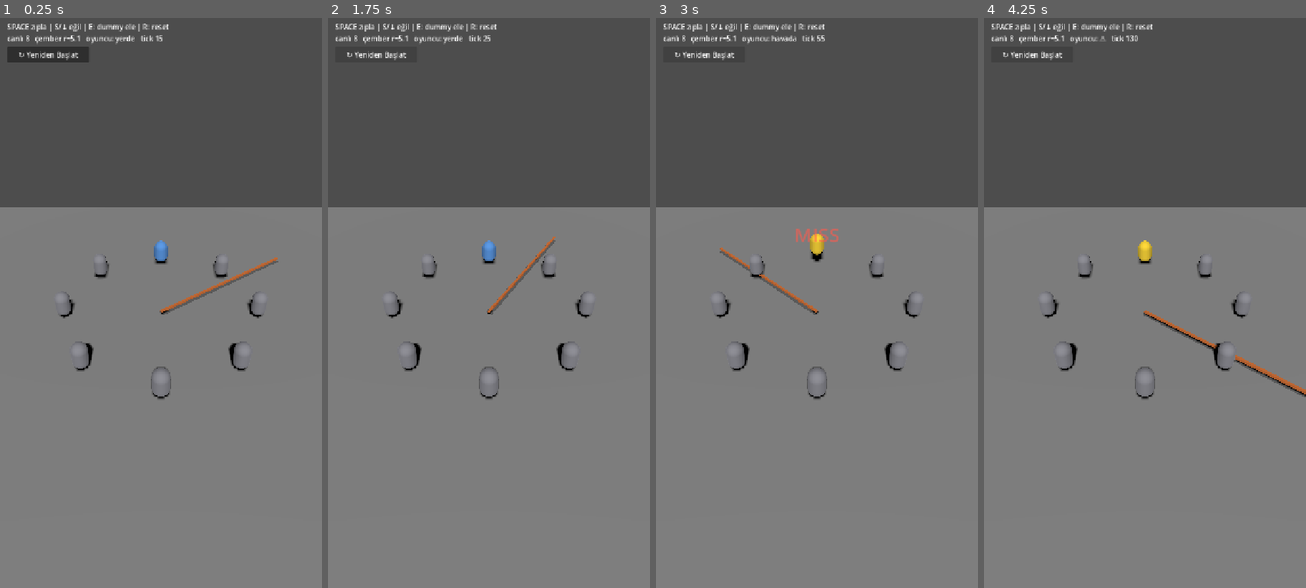
Above: before the commit, frames 1-4 (left to right).
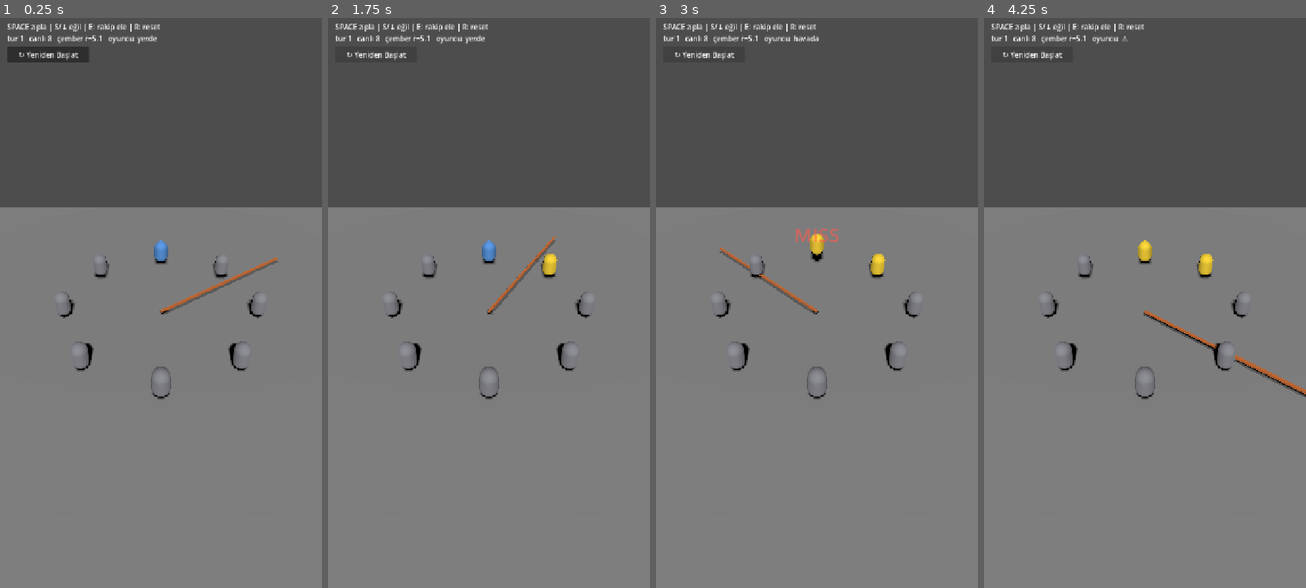
Above: after the commit, the same moments.

Repository: SametCanMavzer/loop-out
Game: Godot game, scene res://scenes/dev/arena_test.tscn
The game is run twice, just before and just after one commit, with the same random seed, the same clock (stepped at 60 frames per second) and the same inputs. This scene is started directly instead of the project's main scene.
Inputs:
- Up to frame 1 (0.25 s): no input
- Up to frame 2 (1.75 s): click "↻ Yeniden Başlat" at 0.5 s; click "↻ Yeniden Başlat" at 1.25 s
- Up to frame 3 (3 s): click "↻ Yeniden Başlat" at 2 s; tap Enter at 2.75 s; tap Space (jump) at 2.85 s
- Up to frame 4 (4.25 s): tap Space (jump) at 3.02, 3.32, 3.77, 3.8, 4.07 s; tap S (duck) at 3.6 s

The runs differ from the first frame. In frame 1, 0.5% of the frame differs, in the area x 2-53%, y 1-5%; in frame 2, 0.6%; in frame 3, 0.6%, in the area x 2-72%, y 1-46%; in frame 4, 0.6%.

Commit message:
feat: F6b wire real bots into arena (archetypes .tres, BotBrain, difficulty)
- data/archetypes/{acemi,panikci,saglam}.tres (§4.6 tuned params)
- arena_test: dummies -> real BotBrain opponents (Rng.bots), all jumpers through
  StumbleJudge, round advance grows sigma (attrition), feedback player-only
- bot_brain.set_round/reset_intent; reset_intent on reassignment fixes stale-timing
  misses (~15% -> ~7% bot miss rate)

Co-Authored-By: Claude Opus 4.8 <noreply@anthropic.com>

Diff:
--- /dev/null
+++ b/data/archetypes/acemi.tres
@@ -0,0 +1,15 @@
+[gd_resource type="Resource" script_class="BotArchetype" load_steps=2 format=3 uid="uid://bipatlaarchacemi"]
+
+[ext_resource type="Script" path="res://scripts/jumper/bot_archetype.gd" id="1"]
+
+[resource]
+script = ExtResource("1")
+id = &"acemi"
+reaction_mean_ms = -210.0
+reaction_std_base_ms = 90.0
+std_round_slope = 6.0
+telegraph_fail_prob = 0.0
+quirk = 0
+exit_from = 3
+exit_to = 8
+exit_sigma_mult = 2.2
--- /dev/null
+++ b/data/archetypes/panikci.tres
@@ -0,0 +1,15 @@
+[gd_resource type="Resource" script_class="BotArchetype" load_steps=2 format=3 uid="uid://bipatlaarchpanik"]
+
+[ext_resource type="Script" path="res://scripts/jumper/bot_archetype.gd" id="1"]
+
+[resource]
+script = ExtResource("1")
+id = &"panikci"
+reaction_mean_ms = -210.0
+reaction_std_base_ms = 70.0
+std_round_slope = 4.0
+telegraph_fail_prob = 0.6
+quirk = 0
+exit_from = 0
+exit_to = 0
+exit_sigma_mult = 1.0
--- /dev/null
+++ b/data/archetypes/saglam.tres
@@ -0,0 +1,15 @@
+[gd_resource type="Resource" script_class="BotArchetype" load_steps=2 format=3 uid="uid://bipatlaarchsaglam"]
+
+[ext_resource type="Script" path="res://scripts/jumper/bot_archetype.gd" id="1"]
+
+[resource]
+script = ExtResource("1")
+id = &"saglam"
+reaction_mean_ms = -210.0
+reaction_std_base_ms = 45.0
+std_round_slope = 1.5
+telegraph_fail_prob = 0.0
+quirk = 0
+exit_from = 0
+exit_to = 0
+exit_sigma_mult = 1.0
--- a/scripts/dev/arena_test.gd
+++ b/scripts/dev/arena_test.gd
@@ -1,8 +1,8 @@
 extends Node3D
-## F5b editör kontrolü — dev harness (final arena F8/GameState). Çoklu jumper + daralan çember +
-## yeniden dizilim + eleme impulsu + StumbleJudge/EventBus köprüsü.
-## Oyuncu (id 0, mavi) SPACE ile oynar → gerçek sendeleme/eleme. Dummy'ler (gri) yer tutucu
-## (gerçek botlar F6). E = rastgele bir dummy'yi ele (çember tepkisini göster). R = yeniden başlat.
+## F5b+F6b editör kontrolü — dev harness (final arena F8/GameState). Çoklu jumper + daralan
+## çember + yeniden dizilim + eleme impulsu + StumbleJudge/EventBus köprüsü + gerçek botlar.
+## Oyuncu (id 0, mavi) SPACE ile oynar; botlar (gri) BotBrain ile Rng.bots'tan zıplar (§4.6).
+## Tur ilerledikçe σ büyür → doğal eleme. E = rastgele rakip ele, R = yeniden başlat.
 
 const N_START := 8
 const PLAYER_ANGLE := PI / 2.0
@@ -26,6 +26,7 @@
 var _ring_radius := 9.0
 var _flying := []           # elenen gövdeler: {node, vel:Vector3, angvel:float, life:float}
 var _reassign_tween: Tween
+var _arch_by_id := {}       # id -> BotArchetype (oyuncu: null)
 
 # oyuncu zıplama görseli
 var _viz_vy := 0.0
@@ -55,7 +56,13 @@
 
 	$UI/Restart.pressed.connect(func() -> void: get_tree().reload_current_scene())
 
+	# Bot arketip dağıtımı (7 bot): karışık Acemi/Panikçi/Sağlam.
+	var acemi := load("res://data/archetypes/acemi.tres")
+	var panik := load("res://data/archetypes/panikci.tres")
+	var saglam := load("res://data/archetypes/saglam.tres")
+	var dist := [saglam, panik, acemi, acemi, panik, saglam, acemi]  # id 1..7
 	for i in N_START:
+		_arch_by_id[i] = null if i == _player_id else dist[(i - 1) % dist.size()]
 		_spawn_jumper(i)
 	_alive_ids = range(N_START)
 	_snap_positions()
@@ -67,7 +74,9 @@
 	if id == _player_id:
 		j.setup(HumanInput.new(_input), Config.jumper_tuning())
 	else:
-		j.setup(null, Config.jumper_tuning())   # dummy: girdi yok (yer tutucu)
+		var brain := BotBrain.new()   # gerçek rakip: BotBrain, Rng.bots stream (§4.6/§4.8)
+		brain.setup(Rng.bots, _arch_by_id[id], _rope, j, _round, float(Config.bots.get("lookahead_ms", 600)))
+		j.setup(brain, Config.jumper_tuning())
 	var viz := Node3D.new(); add_child(viz)
 	var cap := MeshInstance3D.new()
 	var mesh := CapsuleMesh.new(); mesh.radius = 0.4; mesh.height = 1.4
@@ -94,6 +103,13 @@
 func _physics_process(_dt: float) -> void:
 	_clock.advance()
 	var t := _clock.current_tick
+	# Demo tur ilerlemesi: her 720 tick (~12sn) σ büyür → doğal eleme (zorluk eğrisi).
+	if t > 0 and t % 720 == 0:
+		_round += 1
+		for id in _alive_ids:
+			var src = _players[id].jumper.input_source
+			if src is BotBrain:
+				src.set_round(_round)
 	for id in _alive_ids:
 		_players[id].jumper.tick(t)
 	# İp her zaman döner (§4.4); tween sırasında yalnız crossing askıda → boş hedef listesi.
@@ -105,31 +121,37 @@
 	_rope_viz.on_logic_step()
 
 
-func _on_crossed(id: int, result: int, _delta_ms: float) -> void:
-	# F5b: yalnız oyuncu gerçek sendeleme/eleme (dummy'ler yer tutucu — F6 botları gelene dek).
-	if id != _player_id:
-		return
-	# Zıplama sonucu geri bildirimi (PERFECT/GRAZE/MISS)
-	_flash = 1.0
-	match result:
-		Rope.CrossResult.PERFECT:
-			_feedback.text = "PERFECT (%d ms)" % int(_delta_ms); _feedback.modulate = Color(0.3, 1.0, 0.4)
-		Rope.CrossResult.GRAZE:
-			_feedback.text = "GRAZE (%d ms)" % int(_delta_ms); _feedback.modulate = Color(1.0, 0.9, 0.3)
-		Rope.CrossResult.MISS:
-			_feedback.text = "MISS"; _feedback.modulate = Color(1.0, 0.35, 0.3)
+func _on_crossed(id: int, result: int, delta_ms: float) -> void:
+	# Tüm jumper'lar (oyuncu + botlar) StumbleJudge'dan geçer.
+	if not _players.has(id):
+		return
 	var j = _players[id].jumper
 	var outcome := _judge.resolve(j, result, Config.pardon_rounds(_round))
 	match outcome:
 		StumbleJudge.Outcome.STUMBLED:
-			EventBus.jumper_stumbled.emit(id)
-			_players[id].mat.albedo_color = Color(1.0, 0.85, 0.2)   # ⚠ sarı
+			EventBus.jumper_stumbled.emit(id); _refresh_color(id)
 		StumbleJudge.Outcome.PARDONED:
-			EventBus.jumper_pardoned.emit(id)
-			_players[id].mat.albedo_color = Color(0.35, 0.6, 0.9)   # temiz → mavi
+			EventBus.jumper_pardoned.emit(id); _refresh_color(id)
 		StumbleJudge.Outcome.ELIMINATED:
-			EventBus.jumper_eliminated.emit(id, 0)
-			_eliminate(id)
+			EventBus.jumper_eliminated.emit(id, 0); _eliminate(id)
+	# Geri bildirim yazısı (PERFECT/GRAZE/MISS) yalnız oyuncu için
+	if id == _player_id:
+		_flash = 1.0
+		match result:
+			Rope.CrossResult.PERFECT:
+				_feedback.text = "PERFECT (%d ms)" % int(delta_ms); _feedback.modulate = Color(0.3, 1.0, 0.4)
+			Rope.CrossResult.GRAZE:
+				_feedback.text = "GRAZE (%d ms)" % int(delta_ms); _feedback.modulate = Color(1.0, 0.9, 0.3)
+			Rope.CrossResult.MISS:
+				_feedback.text = "MISS"; _feedback.modulate = Color(1.0, 0.35, 0.3)
+
+
+func _refresh_color(id: int) -> void:
+	if not _players.has(id):
+		return
+	var warned: bool = _players[id].jumper.has_warning
+	var base := Color(0.35, 0.6, 0.9) if id == _player_id else Color(0.55, 0.55, 0.58)
+	_players[id].mat.albedo_color = Color(1.0, 0.85, 0.2) if warned else base
 
 
 func _eliminate(id: int) -> void:
@@ -165,6 +187,9 @@
 	for i in n:
 		var id = _alive_ids[i]
 		_players[id].jumper.angle_pos = angles[i]   # mantık son konuma hemen geçer
+		var src = _players[id].jumper.input_source
+		if src is BotBrain:
+			src.reset_intent()   # konum değişti → bot yeni geçiş için yeniden örnekler
 		tw.tween_property(_players[id].viz, "position", Ring.world_pos(angles[i], _ring_radius, 0.0), SHRINK_S)
 	tw.set_parallel(false)
 	tw.tween_callback(func() -> void: _suspended = false)
@@ -209,7 +234,7 @@
 	var pstate := "-"
 	if _players.has(_player_id):
 		pstate = "havada" if _players[_player_id].jumper.is_airborne else ("⚠" if _players[_player_id].jumper.has_warning else "yerde")
-	_info.text = "SPACE zıpla | S/↓ eğil | E: dummy ele | R: reset\ncanlı %d   çember r=%.1f   oyuncu: %s   tick %d" % [_alive_ids.size(), _ring_radius, pstate, t]
+	_info.text = "SPACE zıpla | S/↓ eğil | E: rakip ele | R: reset\ntur %d   canlı %d   çember r=%.1f   oyuncu: %s" % [_round, _alive_ids.size(), _ring_radius, pstate]
 
 
 func _unhandled_input(event: InputEvent) -> void:
--- a/scripts/jumper/bot_brain.gd
+++ b/scripts/jumper/bot_brain.gd
@@ -26,6 +26,17 @@
 	_jumper = jumper
 	_round = round_no
 	_lookahead_ticks = _ms_to_ticks(lookahead_ms)
+
+
+## Tur ilerledikçe σ büyür (zorluk eğrisi). GameState/arena tur değişiminde çağırır.
+func set_round(round_no: int) -> void:
+	_round = round_no
+
+
+## Yeniden dizilim sonrası çağrılır: bot konumu değişti, bayat niyeti iptal et → yeniden örnekler.
+func reset_intent() -> void:
+	_intent_tick = -1
+	_handled_cross = -1
 
 
 func poll(tick: int) -> Array[InputCommand]:
